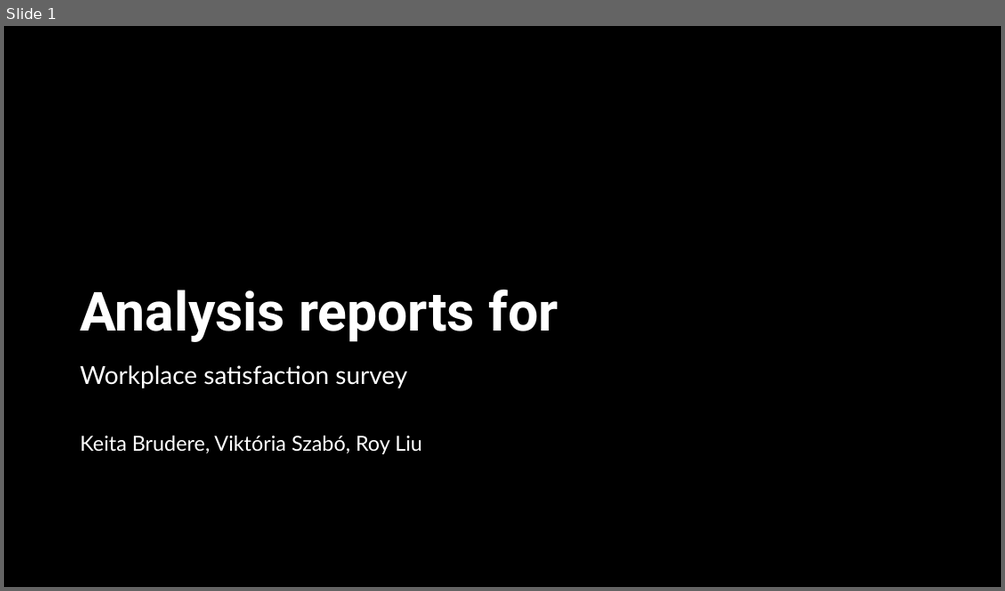
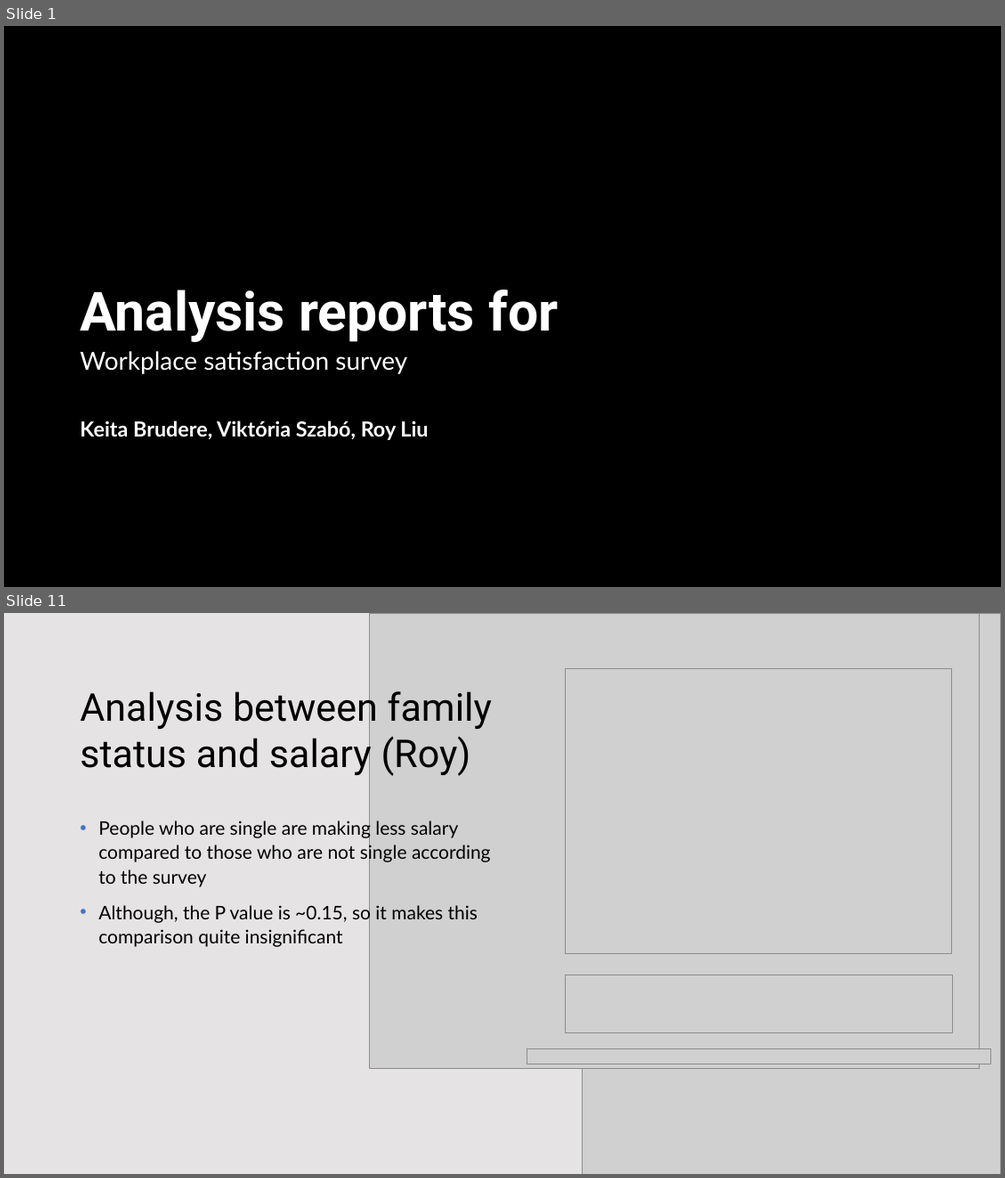
Before and after one commit to KatieRJ/BigDataProject, a slide deck: BigDataProject presentation.pptx. Shown one above the other, each under a label of ours: slide 1 before the commit, slides 1 and 11 after it; the slides between them are not shown. The pictures are 1005x591 and 1005x1178 pixels, drawn with LibreOffice and Linux fonts; fonts in the diff are those of the drawing; grey boxes stand for pictures; background and template pictures are left out; a plain dark background stands for a picture behind light text. Boxes give left, top, right and bottom in pixels: in the first picture for what was removed or moved away, otherwise in the second. Text is boxed around its words. In the diff, an @@ line names an element or a change of style, - is before the commit and + after.

```diff
--- a/BigDataProject presentation.pptx
+++ b/BigDataProject presentation.pptx
@@ slide 11 added at [4,613,1001,1174], background #FFFFFF @@
@@ rectangle added at [4,613,1001,1174], fill #FFFFFF @@
@@ rectangle added at [4,613,1001,1174], fill #DBD8D8 at 70% opacity @@
@@ picture added at [369,613,979,1068] @@
@@ picture added at [582,613,1001,1174] @@
@@ title added at [80,686,492,777], 36.9 pt, text #000000 @@
+Analysis between family status and salary (Roy)
@@ picture added at [565,669,952,953] @@
@@ text added at [98,819,491,947], 18 pt, text #000000 @@
+• People who are single are making less salary compared to those who are not single according to the survey
+• Although, the P value is ~0.15, so it makes this comparison quite insignificant
@@ picture added at [566,975,953,1033] @@
@@ picture added at [526,1048,991,1064] @@
@@ slide 1 changed as well @@
@@ subtitle "Workplace satisfaction survey": place and size @@
-subtitle "Workplace satisfaction survey" at [80,365,422,454]
+subtitle "Workplace satisfaction survey" at [80,351,428,440]
@@ subtitle at [80,420,428,440]: bold on in "Keita Brudere, Viktória Szabó, Roy Liu" @@
```
Also in this commit, not shown: 2 other slides changed, 10 other slides added, 1 slide removed, 2 other files.
